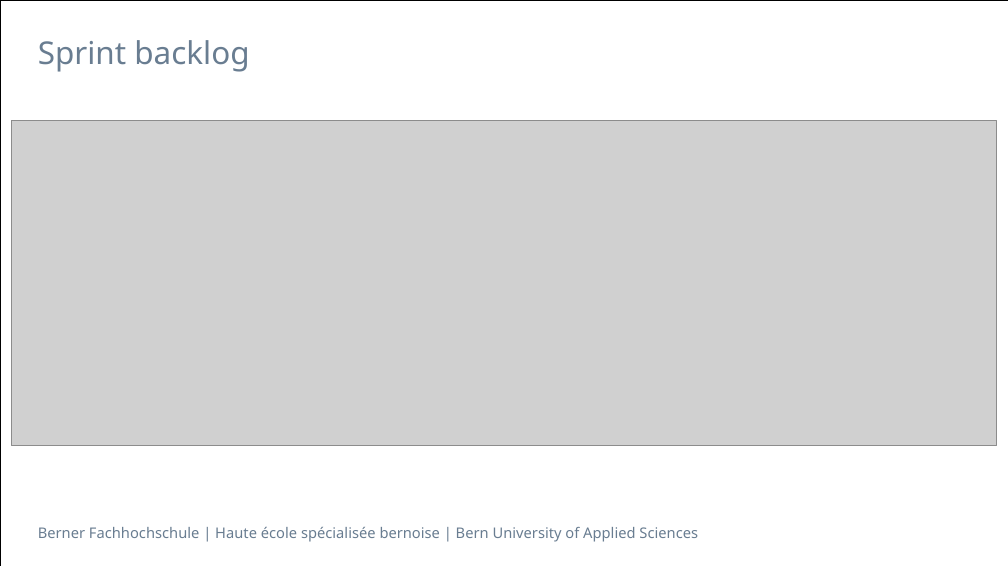
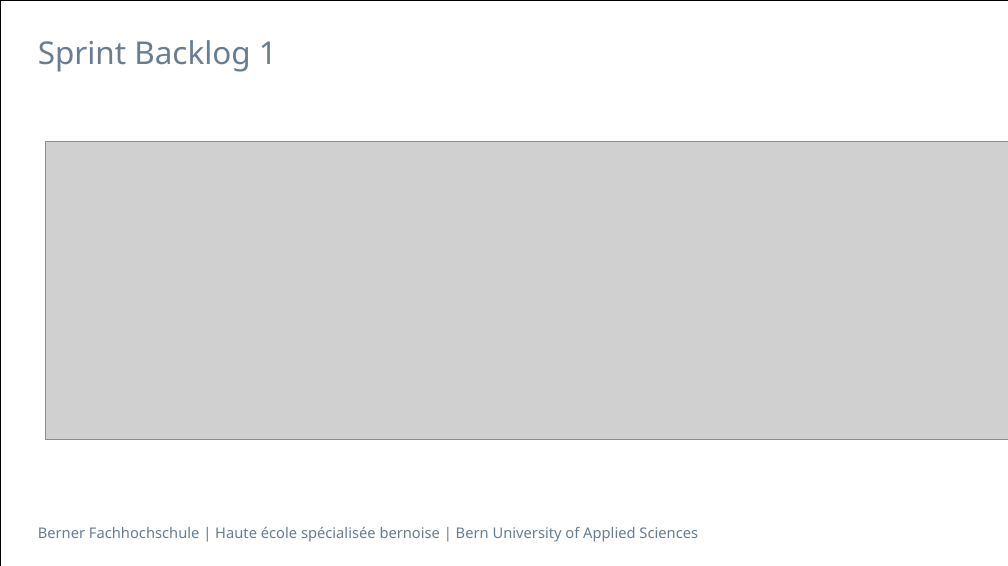
Before and after one commit to selvs1/ePsyDoc, a slide deck: slide 12 of doc/task-07/Task07.pptx (slide 13 before the commit). Drawn at 1008x566 pixels with LibreOffice and Linux fonts; fonts in the diff are those of the drawing; grey boxes stand for pictures. Boxes give left, top, right and bottom in pixels: in the first picture for what was removed or moved away, otherwise in the second. Text is boxed around its words. In the diff, an @@ line names an element or a change of style, - is before the commit and + after.

```diff
--- a/doc/task-07/Task07.pptx
+++ b/doc/task-07/Task07.pptx
@@ title at box(38, 40, 277, 72): text changed @@
-Sprint backlog
+Sprint Backlog 1
@@ picture: place and size @@
-picture at box(11, 120, 997, 445)
+picture at box(46, 141, 1008, 439)
```
Also in this commit, not shown: 1 other slide changed, 3 slides added, 2 slides removed, 1 other file.
